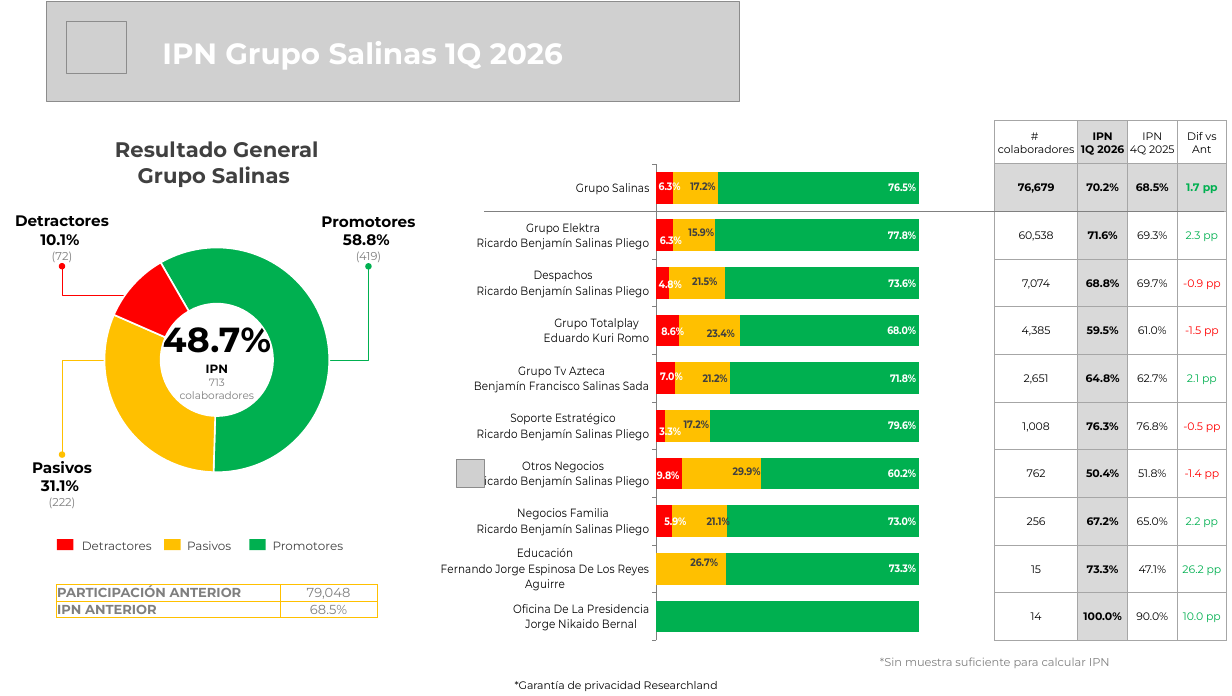
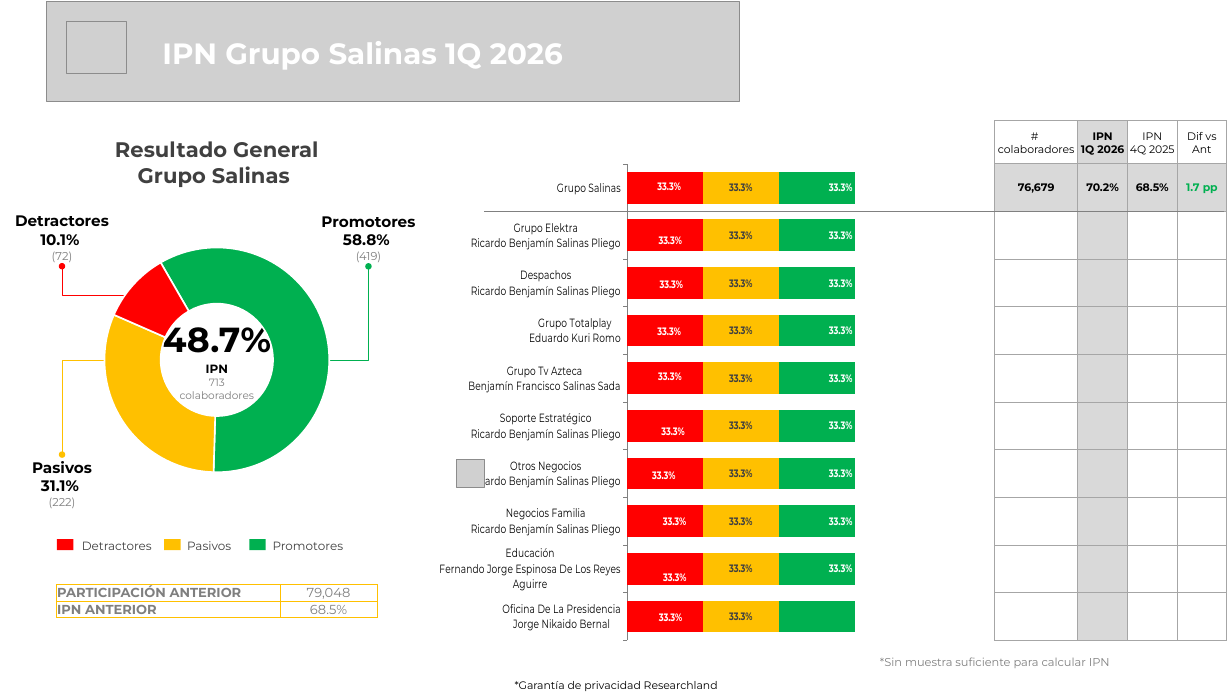
Before and after one commit to researchland-gu/automatizacion_presentaciones, a slide deck: slide 4 of Plantillas_pptx/IPN_Colaboradores_Despachos_automatizada.pptx. Drawn at 1232x696 pixels with LibreOffice and Linux fonts; fonts in the diff are those of the drawing; grey boxes stand for pictures; background and template pictures are left out. Boxes give left, top, right and bottom in pixels: in the first picture for what was removed or moved away, otherwise in the second. Text is boxed around its words. In the diff, an @@ line names an element or a change of style, - is before the commit and + after.

```diff
--- a/Plantillas_pptx/IPN_Colaboradores_Despachos_automatizada.pptx
+++ b/Plantillas_pptx/IPN_Colaboradores_Despachos_automatizada.pptx
@@ table at (994,120,1226,641) @@
-row 3: 60,538 | 71.6% | 69.3% | 2.3 pp
+row 3:  |  |  | 
-row 4: 7,074 | 68.8% | 69.7% | -0.9 pp
+row 4:  |  |  | 
-row 5: 4,385 | 59.5% | 61.0% | -1.5 pp
+row 5:  |  |  | 
-row 6: 2,651 | 64.8% | 62.7% | 2.1 pp
+row 6:  |  |  | 
-row 7: 1,008 | 76.3% | 76.8% | -0.5 pp
+row 7:  |  |  | 
-row 8: 762 | 50.4% | 51.8% | -1.4 pp
+row 8:  |  |  | 
-row 9: 256 | 67.2% | 65.0% | 2.2 pp
+row 9:  |  |  | 
-row 10: 15 | 73.3% | 47.1% | 26.2 pp
+row 10:  |  |  | 
-row 11: 14 | 100.0% | 90.0% | 10.0 pp
+row 11:  |  |  | 
@@ bar stacked 100% chart at (432,163,990,641) @@
-Series 1: 0.063, 0.063, 0.048, 0.086, 0.07, 0.033, 0.098, 0.059, -, -
+Series 1: 0.333, 0.333, 0.333, 0.333, 0.333, 0.333, 0.333, 0.333, 0.333, 0.333
-Series 2: 0.172, 0.159, 0.215, 0.234, 0.212, 0.172, 0.299, 0.211, 0.267, -
+Series 2: 0.333, 0.333, 0.333, 0.333, 0.333, 0.333, 0.333, 0.333, 0.333, 0.333
@@ data labels of Series 2 changed @@
-Series 3: 0.765, 0.778, 0.736, 0.68, 0.718, 0.796, 0.602, 0.73, 0.733, 1
+Series 3: 0.333, 0.333, 0.333, 0.333, 0.333, 0.333, 0.333, 0.333, 0.333, 0.333
```
Also in this commit, not shown: 4 other slides changed, 2 other files.
